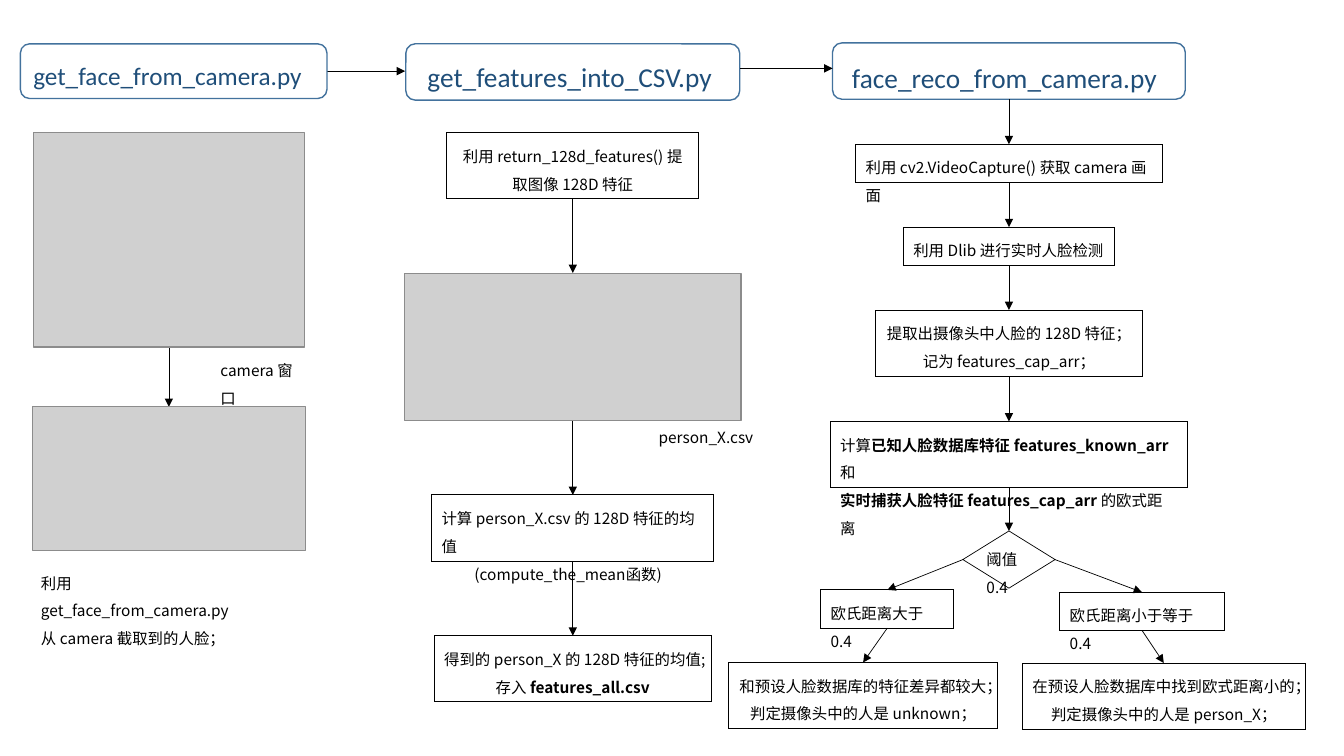
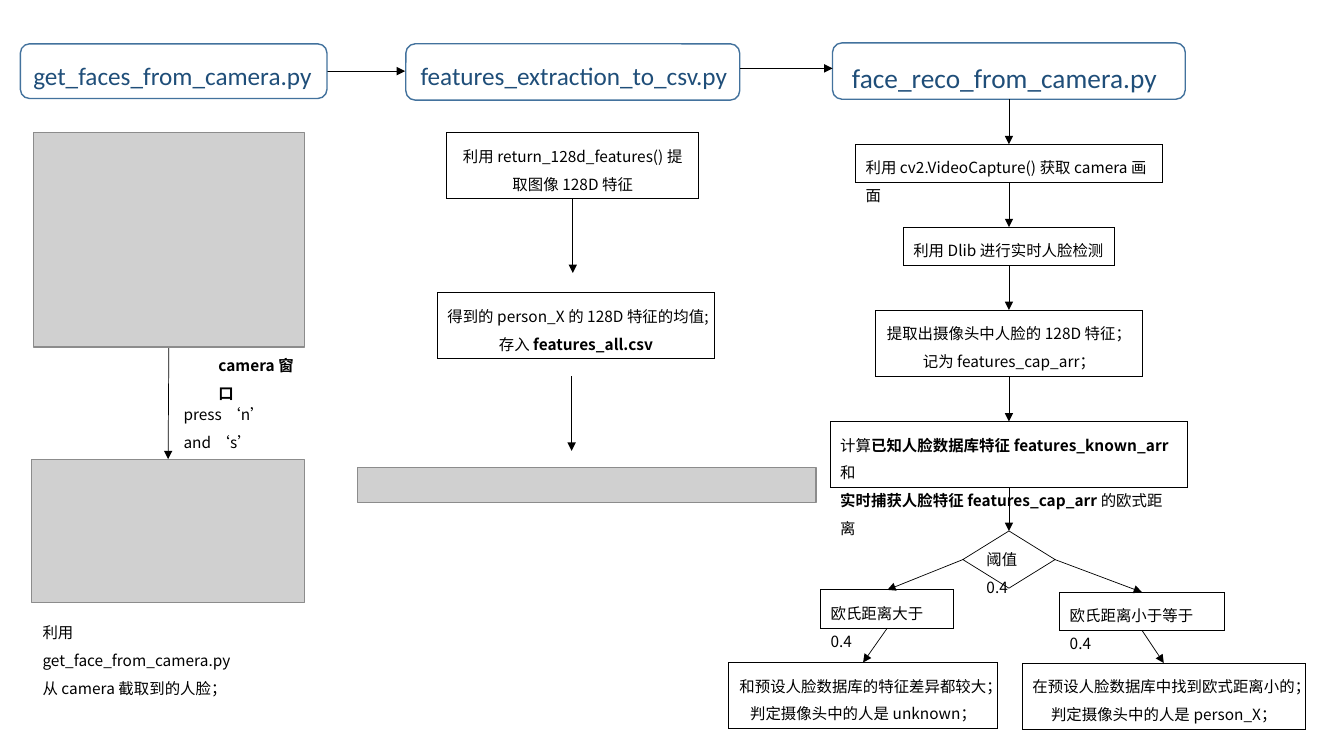
Before and after one commit to coneypo/Dlib_face_recognition_from_camera, a slide deck: slide 2 of introduction/Dlib_Face_recognition_by_coneypo.pptx. Drawn at 1344x756 pixels with LibreOffice and Linux fonts; fonts in the diff are those of the drawing; grey boxes stand for pictures. Boxes give left, top, right and bottom in pixels: in the first picture for what was removed or moved away, otherwise in the second. Text is boxed around its words. In the diff, an @@ line names an element or a change of style, - is before the commit and + after.

Commit message:
face compare with min e_distance and modify overview.png

```diff
--- a/introduction/Dlib_Face_recognition_by_coneypo.pptx
+++ b/introduction/Dlib_Face_recognition_by_coneypo.pptx
@@ title at (33,67,311,90): text changed @@
-get_face_from_camera.py
+get_faces_from_camera.py
@@ text at (421,67,727,89): text changed; size 19.5 to 18 pt @@
-get_features_into_CSV.py
+features_extraction_to_csv.py
@@ picture removed at (404,273,741,421) @@
@@ rectangle "得到的 person_X 的 128D 特征的均值;": place and size @@
-rectangle "得到的 person_X 的 128D 特征的均值;" at (435,636,712,703)
+rectangle "得到的 person_X 的 128D 特征的均值;" at (438,292,715,359)
@@ arrow moved from (169, 347) - (169, 407) to (169, 347) - (168, 460) @@
@@ text "camera 窗口" at (218,356,293,400): bold on @@
@@ arrow moved from (573, 562) - (573, 636) to (572, 376) - (572, 451) @@
@@ text added at (184,407,265,448), 11 pt, text #000000 @@
+press ‘n’ and ‘s’
@@ arrow removed from (573, 421) to (573, 495) @@
@@ text removed at (659,431,754,447) @@
-person_X.csv
@@ picture: place and size @@
-picture at (32,407,304,551)
+picture at (32,460,304,603)
@@ picture added at (358,468,817,503) @@
@@ rectangle removed at (432,495,714,562) @@
-计算 person_X.csv 的 128D 特征的均值
-(compute_the_mean函数)
@@ text "利用 get_face_from_camera.py": place and size @@
-text "利用 get_face_from_camera.py" at (41,576,229,646)
+text "利用 get_face_from_camera.py" at (43,625,231,697)
```
Also in this commit, not shown: 16 other files.
